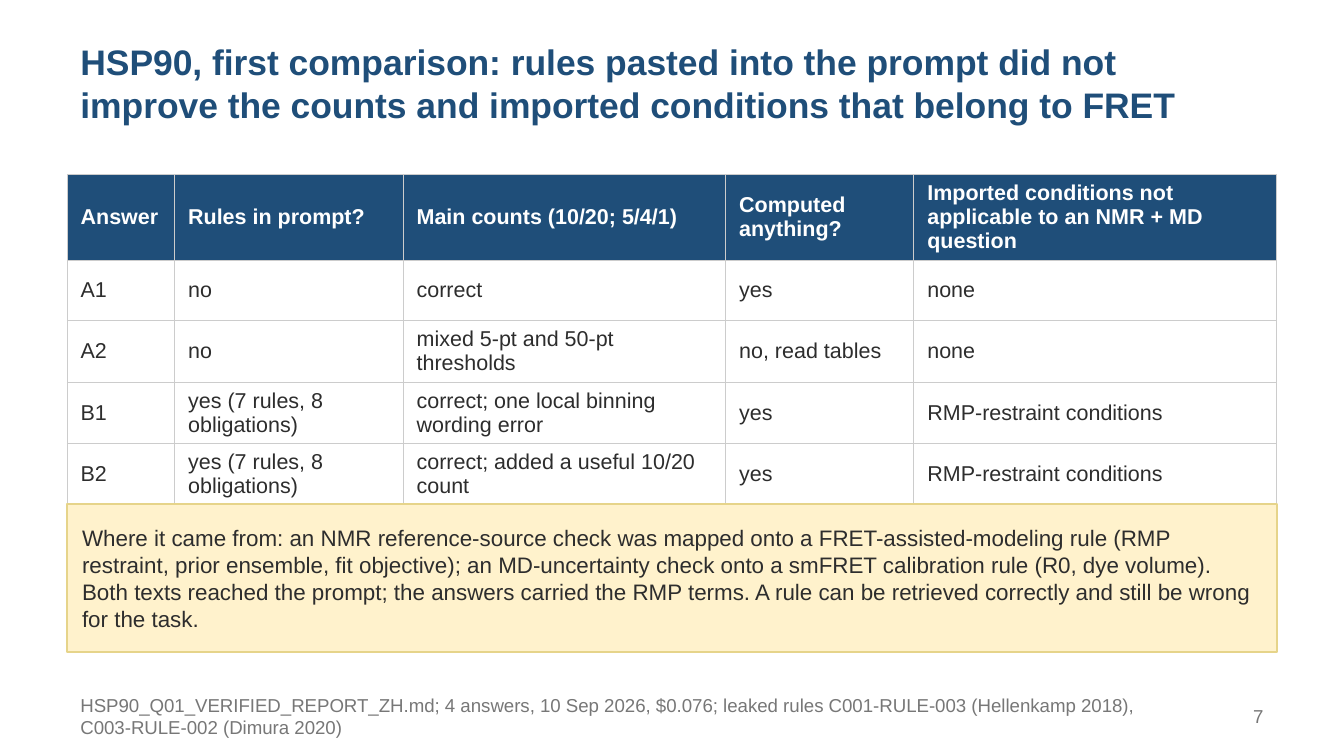
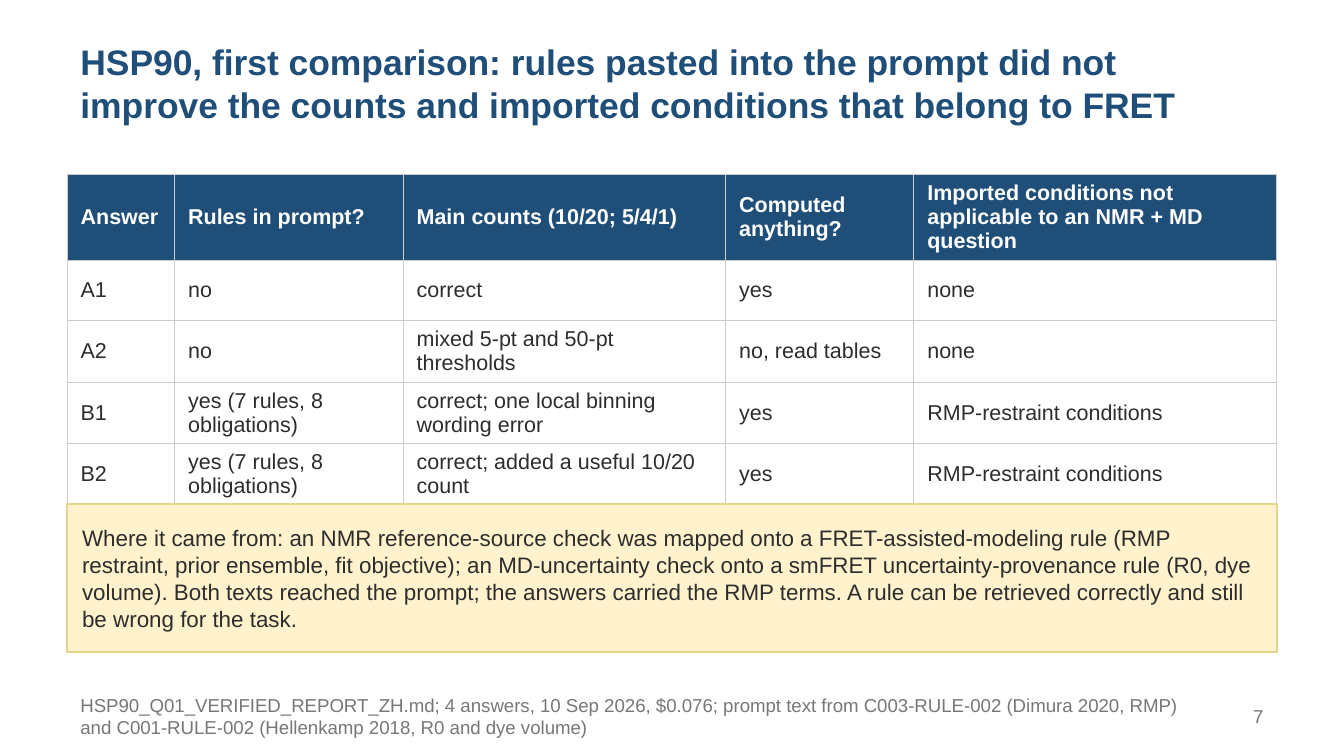
Before and after one commit to alex051107/dynamics-atlas-harness, a slide deck: slide 7 of review/rules-agent-study-20260909/development-results/SOOJUNG_DISCUSSION_20260910_EN.pptx. Drawn at 1344x756 pixels with LibreOffice and Linux fonts; fonts in the diff are those of the drawing. Boxes give left, top, right and bottom in pixels: in the first picture for what was removed or moved away, otherwise in the second. Text is boxed around its words. In the diff, an @@ line names an element or a change of style, - is before the commit and + after.

```diff
--- a/review/rules-agent-study-20260909/development-results/SOOJUNG_DISCUSSION_20260910_EN.pptx
+++ b/review/rules-agent-study-20260909/development-results/SOOJUNG_DISCUSSION_20260910_EN.pptx
@@ text at [82,529,1251,632]: text changed @@
-Where it came from: an NMR reference-source check was mapped onto a FRET-assisted-modeling rule (RMP restraint, prior ensemble, fit objective); an MD-uncertainty check onto a smFRET calibration rule (R0, dye volume). Both texts reached the prompt; the answers carried the RMP terms. A rule can be retrieved correctly and still be wrong for the task.
+Where it came from: an NMR reference-source check was mapped onto a FRET-assisted-modeling rule (RMP restraint, prior ensemble, fit objective); an MD-uncertainty check onto a smFRET uncertainty-provenance rule (R0, dye volume). Both texts reached the prompt; the answers carried the RMP terms. A rule can be retrieved correctly and still be wrong for the task.
@@ text at [80,698,1178,738]: text changed @@
-HSP90_Q01_VERIFIED_REPORT_ZH.md; 4 answers, 10 Sep 2026, $0.076; leaked rules C001-RULE-003 (Hellenkamp 2018), C003-RULE-002 (Dimura 2020)
+HSP90_Q01_VERIFIED_REPORT_ZH.md; 4 answers, 10 Sep 2026, $0.076; prompt text from C003-RULE-002 (Dimura 2020, RMP) and C001-RULE-002 (Hellenkamp 2018, R0 and dye volume)
```
Also in this commit, not shown: 6 other files.
